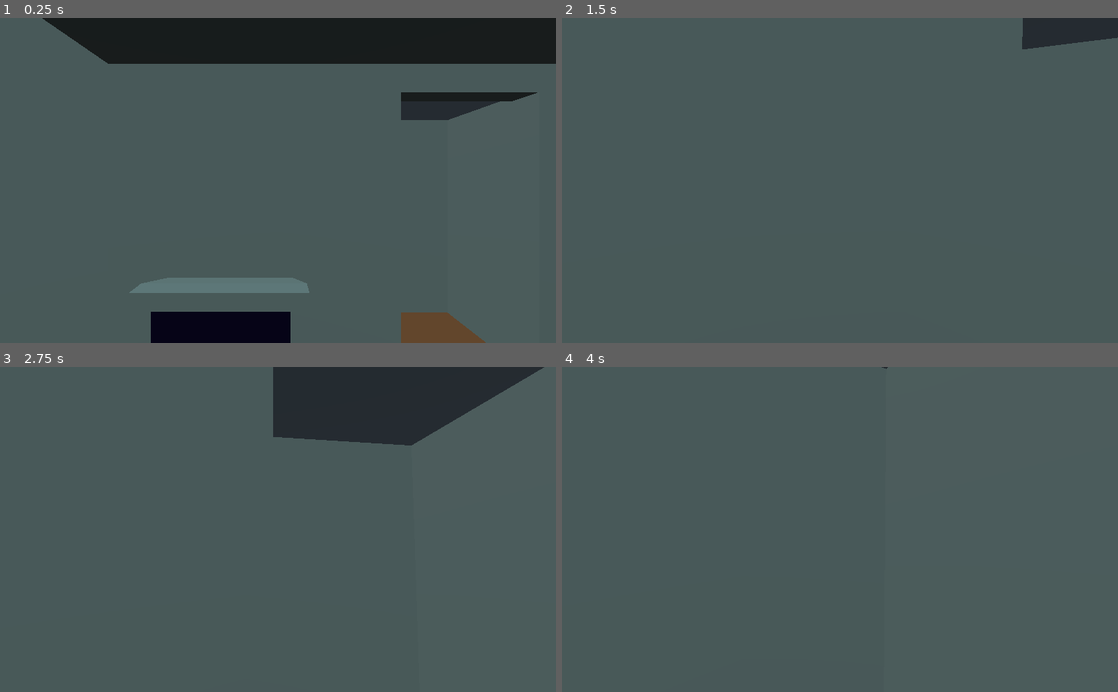
Above: before the commit, frames 1-4 (two rows, left to right).
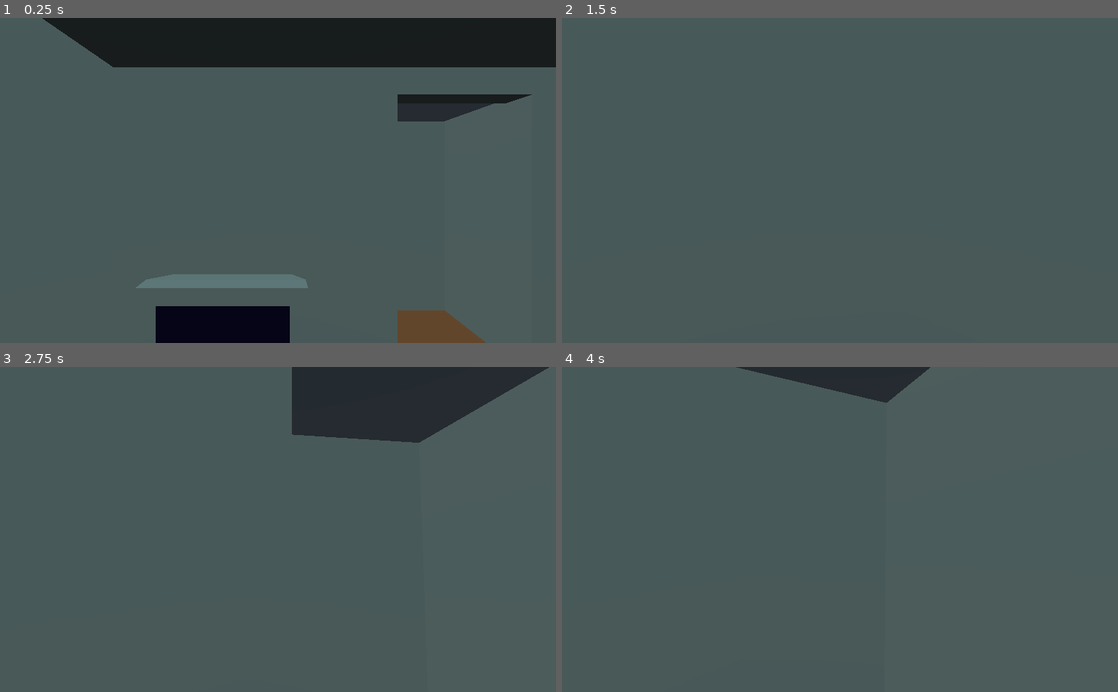
Above: after the commit, the same moments.

Repository: Eptwalabha/ld47
Game: Godot game, scene res://scenes/Game.tscn
Same seed, same stepped clock (60 frames per second), same inputs: the game is played once before the commit and once after it. Sound files missing from this copy of the repository are replaced by a short silence.
Inputs (mouse positions are in pixels of both pictures, inside the frame that each line leads up to):
- Up to frame 1 (0.25 s): no input
- Up to frame 2 (1.5 s): tap Enter at 0.5 s; move the mouse to (867, 180) at 0.52 s; hold Up (move_forward) from 0.53 s (still down); tap E (context_action) at 0.6, 1.35 s; move the mouse to (812, 180) at 1.27 s
- Up to frame 3 (2.75 s): keep holding Up (move_forward); tap Space at 2 s; move the mouse to (289, 523) at 2.02 s; tap E (context_action) at 2.1 s
- Up to frame 4 (4 s): keep holding Up (move_forward); move the mouse to (834, 536) at 2.77 s; tap E (context_action) at 2.85, 3.6 s; move the mouse to (878, 532) at 3.52 s

The runs differ from the first frame. In frame 1, 2.5% of the frame differs, in the area x 19-100%, y 14-100%; in frame 2, 1.4%; in frame 3, 1.1%; in frame 4, 1.9%.

Commit message:
change player collision's radius

Diff:
--- a/scenes/Player.tscn
+++ b/scenes/Player.tscn
@@ -6,7 +6,7 @@
 length = 0.3
 
 [sub_resource type="CapsuleShape" id=2]
-radius = 0.4
+radius = 0.35
 height = 0.858198
 
 [sub_resource type="Animation" id=3]
--- a/scenes/props/appart/TableSmall.tscn
+++ b/scenes/props/appart/TableSmall.tscn
@@ -3,7 +3,7 @@
 [ext_resource path="res://assets/models/prop/table-small.glb" type="PackedScene" id=1]
 
 [sub_resource type="BoxShape" id=1]
-extents = Vector3( 0.315914, 0.35487, 0.5241 )
+extents = Vector3( 0.315914, 0.137367, 0.5241 )
 
 [node name="TableSmall" instance=ExtResource( 1 )]
 
@@ -15,5 +15,5 @@
 collision_mask = 0
 
 [node name="CollisionShape" type="CollisionShape" parent="StaticBody" index="0"]
-transform = Transform( 1, 0, 0, 0, 1, 0, 0, 0, 1, 0.219537, 0.350822, 0 )
+transform = Transform( 1, 0, 0, 0, 1, 0, 0, 0, 1, 0.219537, 0.198015, 0 )
 shape = SubResource( 1 )
Not shown: 2 places in scenes/location/Appartment.tscn that only renumber resources
